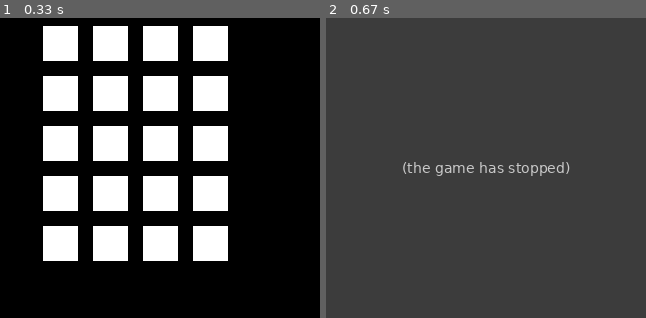
Above: before the commit, frames 1-2 (left to right).
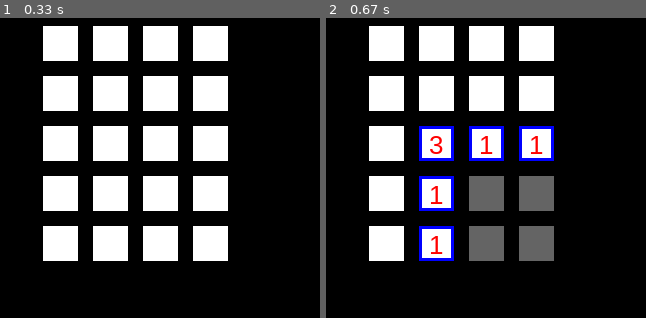
Above: after the commit, the same moments.

Repository: ahack379/Games
Game: pygame game, started from minesTemp.py
The game is run twice, just before and just after one commit, with the same random seed, the same clock (stepped at 60 frames per second) and the same inputs. The source is Python 2; it was converted automatically to run under Python 3.
Inputs (mouse positions are in pixels of both pictures, inside the frame that each line leads up to):
- Up to frame 1 (0.33 s): no input
- Up to frame 2 (0.67 s): click (486, 168) at 0.38 s

Frame 1 is identical in both runs. In frame 2, 100% of the frame differs, in the area x 0-100%, y 0-100%.
Error before the commit: IndexError: list index out of range (minesClass.py line 120); the game stopped at 0.45 s (later frames are placeholders)

Commit message:
Fixing some class bugs

Diff:
--- a/boardBase.py
+++ b/boardBase.py
@@ -19,10 +19,7 @@
         self.BOARDHEIGHT  = self.NSQUARE_Y * 60
         self.START_X  = (self.BOARDWIDTH  - self.NSQUARE_X * self.BOX) / 2
         self.START_Y  = (self.BOARDHEIGHT - self.NSQUARE_Y * self.BOX) / 2
-
-	pygame.init()
         self.DISPLAYSURF = pygame.display.set_mode((self.BOARDWIDTH, self.BOARDHEIGHT),0,32)
-	self.initBoard()
 
     #Set box width, and spacing + box width
     def setBoardVariables(self,nsquare_X,nsquare_Y):
@@ -32,7 +29,7 @@
         self.BOARDHEIGHT  = self.NSQUARE_Y * 60
         self.START_X  = (self.BOARDWIDTH  - self.NSQUARE_X * self.BOX) / 2
         self.START_Y  = (self.BOARDHEIGHT - self.NSQUARE_Y * self.BOX) / 2
-	return
+
 
 
     #Convert mouse coordinates to iterative box-values
@@ -44,6 +41,7 @@
         return (tempX, tempY)
 
 
+
     #Draws initial white squares
     def initBoard(self):
 
--- a/minesClass.py
+++ b/minesClass.py
@@ -24,6 +24,7 @@
     # copy constructor
     def setMines(self,mines):
 	self.MINES = mines
+    	self.mineLocations = self.placeMines()
 
 
     #Randomly assign mine placement
@@ -102,7 +103,7 @@
 #           print "INDICES: ", indices
             indices.remove((x,y))
 
-	    print "What does this think x and y are: ", self.NSQUARE_X, self.NSQUARE_Y
+#	    print "What does this think x and y are: ", self.NSQUARE_X, self.NSQUARE_Y
 
             if self.boardValues[x][y] == 0 :
 		for ii in xrange(x-1,x+2):
@@ -112,7 +113,7 @@
             	        if ii >= self.NSQUARE_X or jj >= self.NSQUARE_Y or ii < 0 or jj < 0:
             	            continue
 
-			print "INDICES: " , (ii,jj)
+#			print "INDICES: " , (ii,jj)
 
             	        if (ii,jj) == (x,y):
 			    continue
--- a/minesTemp.py
+++ b/minesTemp.py
@@ -13,7 +13,7 @@
 #    b) Losing: Turkey running away from broom
 # 3) Store high scores for future reference
 # 4) Clean up code.
-# 5) Implement classes to organize functionality/reset variables between games.
+# MOSTLY DONE,STILL SOME BUGS : 5) Implement classes to organize functionality/reset variables between games.
 
 # Things to do for this and other projects:
 # 0) Create class which contains commonly used gaming needs
@@ -31,11 +31,12 @@
 def main():
 
     os.system('clear')
+    pygame.init()
 
     m = MineGame()
-    m.setBoardVariables(5,5)
-    print "VARIABLES: ", m.BOX, m.SIZE, m.NSQUARE_X, m.NSQUARE_Y
-    m.setMines(3)
+    m.initBoard()
+
+    print "mines : ", m.MINES
     birdImg = pygame.image.load('pics/turk.png')
     birdImg = pygame.transform.scale(birdImg, (m.BOX*7/10, m.BOX*7/10))
 
@@ -110,6 +111,7 @@
 		pygame.init()
 
 		m = MineGame()
+		m.initBoard()
 		#os.system('clear')
 
 	    if m.foundMine == 1:
